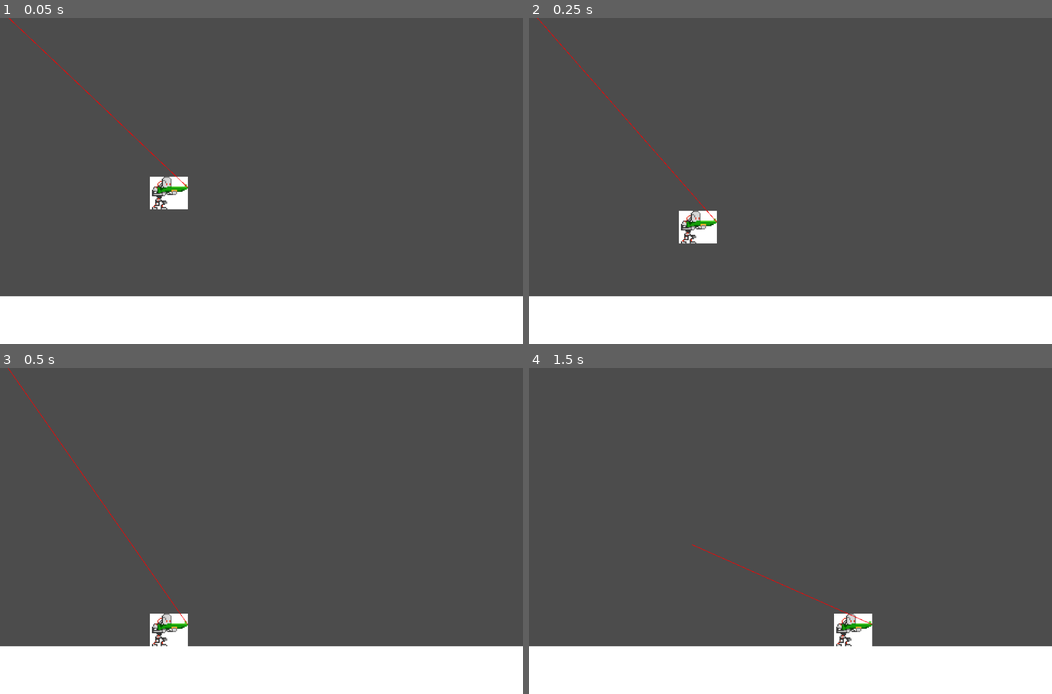
Above: before the commit, frames 1-4 (two rows, left to right).
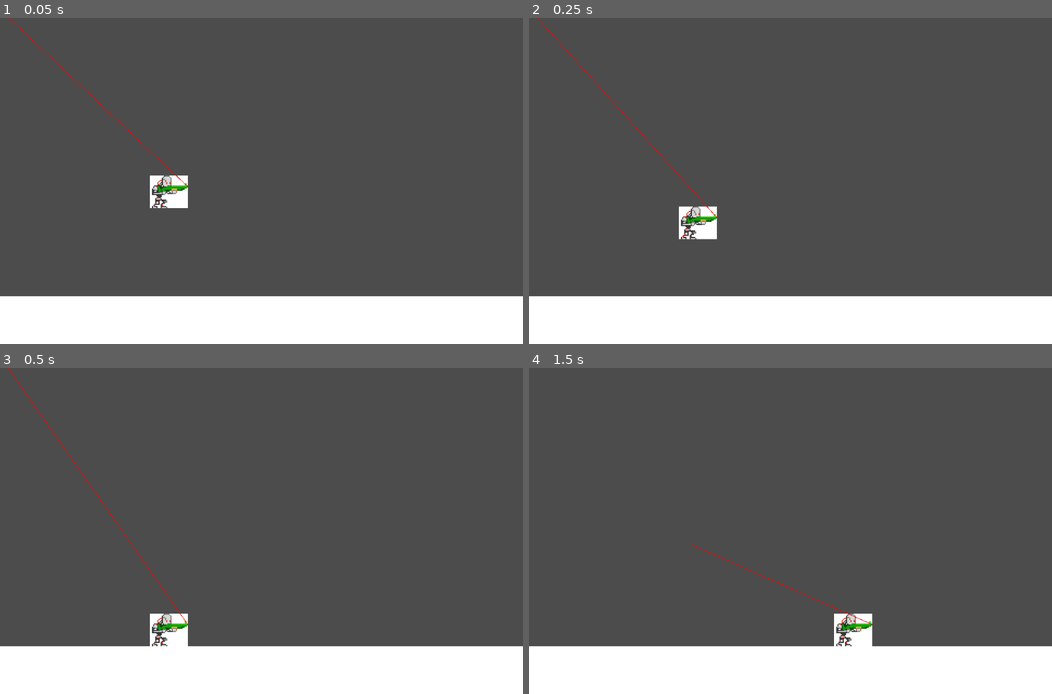
Above: after the commit, the same moments.

Repository: shelsoloa/untitled_robot_shooting_game
Game: Godot game, scene res://scenes/movement_test.tscn
Same seed, same stepped clock (60 frames per second), same inputs: the game is played once before the commit and once after it. The engine's default icon, where the game draws it, is replaced by a stand-in: a white triangle on a blue panel in a dark square.
Inputs (mouse positions are in pixels of both pictures, inside the frame that each line leads up to):
- Up to frame 1 (0.05 s): no input
- Up to frame 2 (0.25 s): no input
- Up to frame 3 (0.5 s): no input
- Up to frame 4 (1.5 s): move the mouse to (905, 514) at 0.52 s; hold D (ui_right) from 0.53 s (still down); move the mouse to (685, 547) at 1.27 s

The runs differ from the first frame. In frame 1, 0.4% of the frame differs, in the area x 2-36%, y 1-59%; in frame 2, 0.8%, in the area x 1-36%, y 0-70%; in frame 3, nothing differs; in frame 4, nothing differs.

Commit message:
Add zombie mob + helpers
 - Add actor base class for mobs and player
 - Add mob spawn point
 - Add zombie and combat test scenes

Diff:
--- /dev/null
+++ b/project/entities/actor.gd
@@ -0,0 +1,13 @@
+class_name Actor
+extends KinematicBody2D
+
+const GRAVITY = 33.5
+const FLOOR_NORMAL = Vector2(0, -1)
+const MAX_GRAVITY = GRAVITY * 30
+
+var facing = Vector2()
+var velocity = Vector2()
+
+func _physics_process(delta):
+	if velocity.y < MAX_GRAVITY:
+		velocity.y += GRAVITY
--- a/project/entities/bullet.gd
+++ b/project/entities/bullet.gd
@@ -5,5 +5,8 @@
 func _physics_process(delta):
 	position += transform.x * SPEED * delta
 
-func _on_Bullet_body_entered(body):
+
+func _on_Bullet_body_shape_entered(body_id, body, body_shape, local_shape):
+	if body.is_in_group("mobs"):
+		body.hit(body_shape)
 	queue_free()
--- a/project/entities/bullet.tscn
+++ b/project/entities/bullet.tscn
@@ -15,3 +15,5 @@
 
 [node name="CollisionShape2D" type="CollisionShape2D" parent="."]
 shape = SubResource( 1 )
+
+[connection signal="body_shape_entered" from="." to="." method="_on_Bullet_body_shape_entered"]
--- /dev/null
+++ b/project/entities/mob_spawn_point/mob_spawn_point.gd
@@ -0,0 +1,14 @@
+class_name MobSpawnPoint
+extends Position2D
+
+export (PackedScene) var Mob
+
+
+func spawn_mob():
+	var mob = Mob.instance()
+	mob.position = global_position
+	owner.add_child(mob)
+
+
+func _on_Timer_timeout():
+	spawn_mob()
--- /dev/null
+++ b/project/entities/mob_spawn_point/mob_spawn_point.tscn
@@ -0,0 +1,12 @@
+[gd_scene load_steps=2 format=2]
+
+[ext_resource path="res://entities/mob_spawn_point/mob_spawn_point.gd" type="Script" id=1]
+
+[node name="MobSpawnPoint" type="Position2D"]
+script = ExtResource( 1 )
+
+[node name="Timer" type="Timer" parent="."]
+wait_time = 2.0
+autostart = true
+
+[connection signal="timeout" from="Timer" to="." method="_on_Timer_timeout"]
--- a/project/entities/player/player.gd
+++ b/project/entities/player/player.gd
@@ -1,16 +1,11 @@
-extends KinematicBody2D
+class_name Player
+extends Actor
 
 export (PackedScene) var Bullet
-
-const GRAVITY = 33.5
-const FLOOR_NORMAL = Vector2(0, -1)
-const MAX_GRAVITY = GRAVITY * 30
 
 const MOVE_SPEED = 300
 const JUMP_FORCE = 600
 
-var facing = Vector2()
-var velocity = Vector2()
 
 func _physics_process(delta):
 	var keydown_left = Input.is_action_pressed('ui_left')
@@ -34,10 +29,6 @@
 	if keyreleased_jump and velocity.y < 0:
 		velocity.y = velocity.y / 3
 
-	# apply gravity
-	if velocity.y < MAX_GRAVITY:
-		velocity.y += GRAVITY
-
 	# finalize movement
 	move_and_slide(velocity, FLOOR_NORMAL)
 
--- /dev/null
+++ b/project/entities/zombie/zombie.gd
@@ -0,0 +1,19 @@
+class_name Zombie
+extends Actor
+
+const MAX_HEALTH = 3
+var health = MAX_HEALTH
+
+func hit(shape_owner_hit_index):
+	var shape_owner_hit = shape_owner_get_owner(shape_owner_hit_index)
+	if shape_owner_hit == $HeadCollisionShape:
+		health = 0
+	else:
+		health -= 1
+
+	if health <= 0:
+		queue_free()
+
+func _physics_process(delta):
+	# finalize movement
+	move_and_slide(velocity, FLOOR_NORMAL)
--- /dev/null
+++ b/project/entities/zombie/zombie.tscn
@@ -0,0 +1,29 @@
+[gd_scene load_steps=4 format=2]
+
+[ext_resource path="res://entities/zombie/zombie.gd" type="Script" id=1]
+
+[sub_resource type="RectangleShape2D" id=1]
+extents = Vector2( 16, 24 )
+
+[sub_resource type="RectangleShape2D" id=2]
+extents = Vector2( 8, 8 )
+
+[node name="Zombie" type="KinematicBody2D" groups=[
+"mobs",
+]]
+script = ExtResource( 1 )
+
+[node name="Polygon2D" type="Polygon2D" parent="."]
+polygon = PoolVector2Array( -16, 32, 16, 32, 16, -16, -16, -16 )
+
+[node name="Polygon2D2" type="Polygon2D" parent="."]
+color = Color( 1, 0, 0, 1 )
+polygon = PoolVector2Array( -8, -32, 8, -32, 8, -16, -8, -16 )
+
+[node name="BodyCollisionShape" type="CollisionShape2D" parent="."]
+position = Vector2( 0, 8 )
+shape = SubResource( 1 )
+
+[node name="HeadCollisionShape" type="CollisionShape2D" parent="."]
+position = Vector2( 0, -24 )
+shape = SubResource( 2 )
--- a/project/project.godot
+++ b/project/project.godot
@@ -7,6 +7,34 @@
 ;   param=value ; assign values to parameters
 
 config_version=4
+
+_global_script_classes=[ {
+"base": "KinematicBody2D",
+"class": "Actor",
+"language": "GDScript",
+"path": "res://entities/actor.gd"
+}, {
+"base": "Position2D",
+"class": "MobSpawnPoint",
+"language": "GDScript",
+"path": "res://entities/mob_spawn_point/mob_spawn_point.gd"
+}, {
+"base": "Actor",
+"class": "Player",
+"language": "GDScript",
+"path": "res://entities/player/player.gd"
+}, {
+"base": "Actor",
+"class": "Zombie",
+"language": "GDScript",
+"path": "res://entities/zombie/zombie.gd"
+} ]
+_global_script_class_icons={
+"Actor": "",
+"MobSpawnPoint": "",
+"Player": "",
+"Zombie": ""
+}
 
 [application]
 
--- /dev/null
+++ b/project/scenes/combat_test.tscn
@@ -0,0 +1,23 @@
+[gd_scene load_steps=4 format=2]
+
+[ext_resource path="res://entities/player/player.tscn" type="PackedScene" id=1]
+[ext_resource path="res://entities/mob_spawn_point/mob_spawn_point.tscn" type="PackedScene" id=2]
+[ext_resource path="res://entities/zombie/zombie.tscn" type="PackedScene" id=3]
+
+[node name="Node2D" type="Node2D"]
+
+[node name="Player" parent="." instance=ExtResource( 1 )]
+position = Vector2( 232, 480 )
+
+[node name="MobSpawnPoint" parent="." instance=ExtResource( 2 )]
+position = Vector2( 768, 320 )
+Mob = ExtResource( 3 )
+
+[node name="Collider" type="StaticBody2D" parent="."]
+position = Vector2( 0, 512 )
+
+[node name="CollisionPolygon2D" type="CollisionPolygon2D" parent="Collider"]
+polygon = PoolVector2Array( 0, 0, 0, 88, 960, 88, 960, 0 )
+
+[node name="Platform" type="Polygon2D" parent="Collider"]
+polygon = PoolVector2Array( 0, 0, 0, 88, 960, 88, 960, 0 )
--- /dev/null
+++ b/project/scenes/zombie_test.tscn
@@ -0,0 +1,21 @@
+[gd_scene load_steps=3 format=2]
+
+[ext_resource path="res://entities/player/player.tscn" type="PackedScene" id=1]
+[ext_resource path="res://entities/zombie/zombie.tscn" type="PackedScene" id=2]
+
+[node name="Node2D" type="Node2D"]
+
+[node name="Player" parent="." instance=ExtResource( 1 )]
+position = Vector2( 264, 472 )
+
+[node name="Zombie" parent="." instance=ExtResource( 2 )]
+position = Vector2( 800, 472 )
+
+[node name="Collider" type="StaticBody2D" parent="."]
+position = Vector2( 0, 512 )
+
+[node name="CollisionPolygon2D" type="CollisionPolygon2D" parent="Collider"]
+polygon = PoolVector2Array( 0, 0, 0, 88, 960, 88, 960, 0 )
+
+[node name="Platform" type="Polygon2D" parent="Collider"]
+polygon = PoolVector2Array( 0, 0, 0, 88, 960, 88, 960, 0 )
